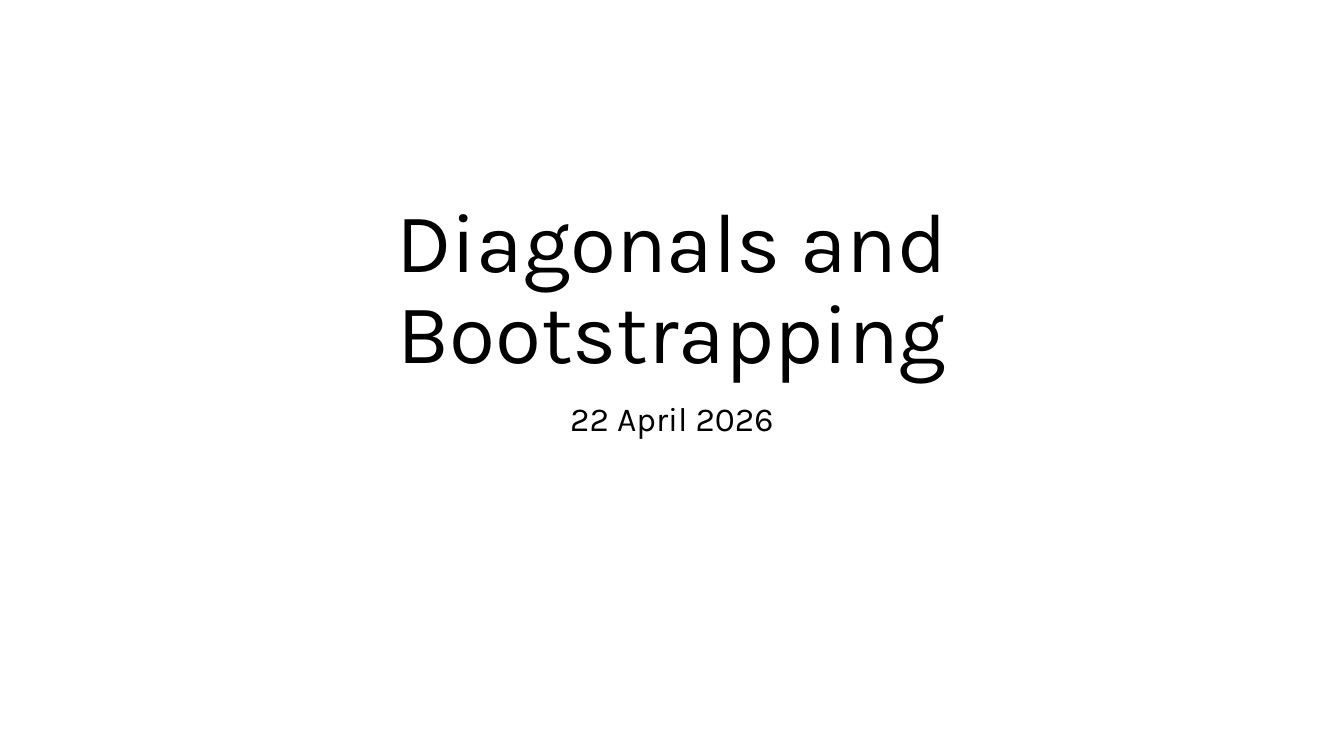
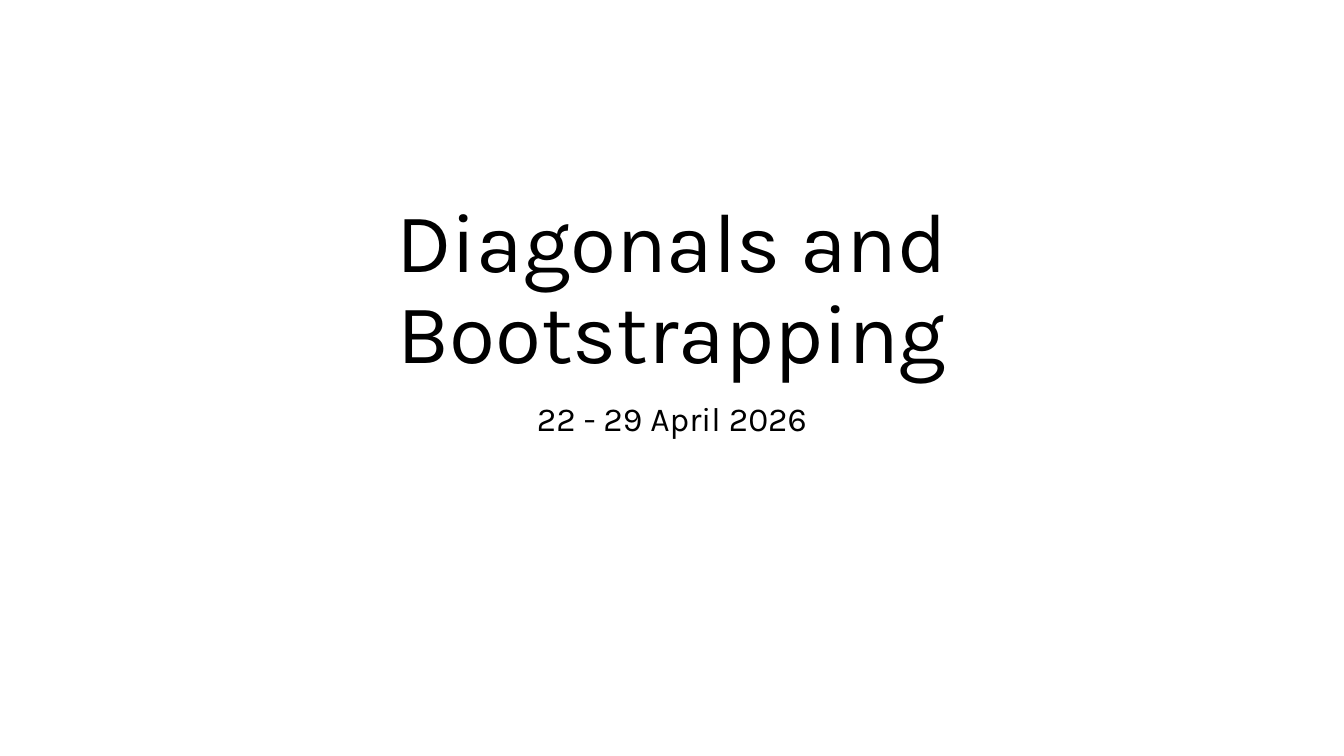
Before and after one commit to eshin21/drippy, a slide deck: slide 1 of Presentations/22April_DiagonalsBootstrapping.pptx. Drawn at 1344x756 pixels with LibreOffice and Linux fonts; fonts in the diff are those of the drawing. Boxes give left, top, right and bottom in pixels: in the first picture for what was removed or moved away, otherwise in the second. Text is boxed around its words. In the diff, an @@ line names an element or a change of style, - is before the commit and + after.

```diff
--- a/Presentations/22April_DiagonalsBootstrapping.pptx
+++ b/Presentations/22April_DiagonalsBootstrapping.pptx
@@ subtitle at (537,408,807,439): text changed @@
-22 April 2026
+22 - 29 April 2026
```
Also in this commit, not shown: 1 other slide changed, 4 slides added, 2 slides removed, 2 other files.
